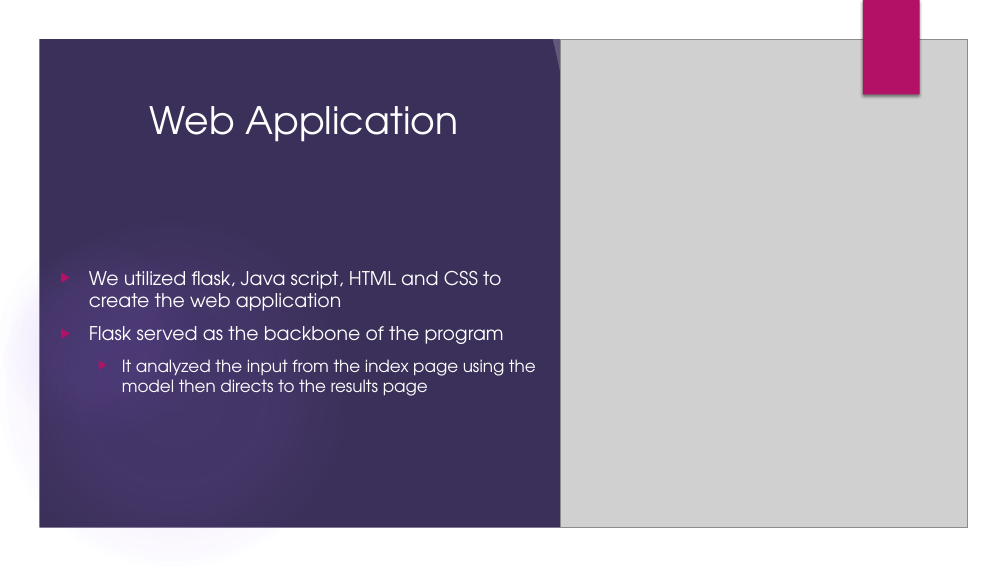
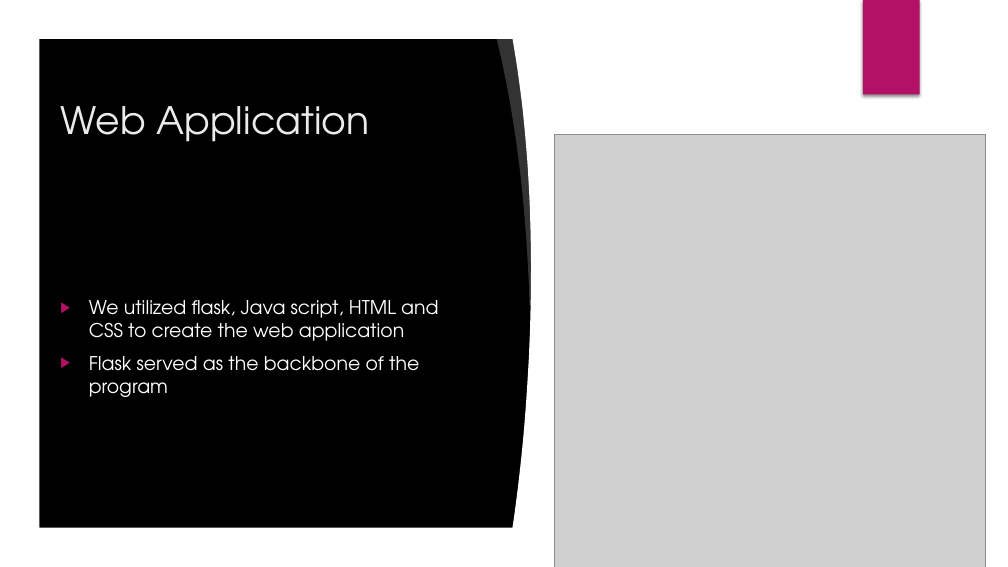
Before and after one commit to OmarIsmail7980/Facial-Expression-Recognition, a slide deck: slide 10 of Project_Presentation.pptx (slide 8 before the commit). Drawn at 1008x567 pixels with LibreOffice and Linux fonts; fonts in the diff are those of the drawing; grey boxes stand for pictures; background and template pictures are left out. Boxes give left, top, right and bottom in pixels: in the first picture for what was removed or moved away, otherwise in the second. Text is boxed around its words. In the diff, an @@ line names an element or a change of style, - is before the commit and + after.

```diff
--- a/Project_Presentation.pptx
+++ b/Project_Presentation.pptx
@@ freeform shape at (x1=0, y1=0, x2=1008, y2=567): outline redrawn @@
@@ rectangle removed at (x1=0, y1=0, x2=1008, y2=567) @@
@@ title "Web Application" at (x1=60, y1=106, x2=369, y2=142): text colour #FFFFFF to #EBEBEB; alignment centre to left @@
@@ freeform shape moved from (x1=552, y1=32, x2=610, y2=307) to (x1=496, y1=32, x2=554, y2=307) @@
@@ freeform shape added at (x1=512, y1=33, x2=973, y2=534), fill #FFFFFF @@
@@ picture resized from (x1=560, y1=40, x2=968, y2=528) to (x1=555, y1=135, x2=986, y2=567) @@
@@ freeform shape added at (x1=701, y1=126, x2=977, y2=208), fill #000000 at 20% opacity @@
@@ freeform shape added at (x1=38, y1=154, x2=970, y2=529), fill #000000 @@
@@ ellipse removed at (x1=0, y1=221, x2=346, y2=567) @@
@@ ellipse removed at (x1=0, y1=240, x2=195, y2=435) @@
@@ text at (x1=122, y1=359, x2=536, y2=396): paragraph removed @@
-  ▶ It analyzed the input from the index page using the model then directs to the results page
@@ ellipse removed at (x1=712, y1=485, x2=793, y2=567) @@
```
Also in this commit, not shown: 7 other slides changed, 3 slides added.
